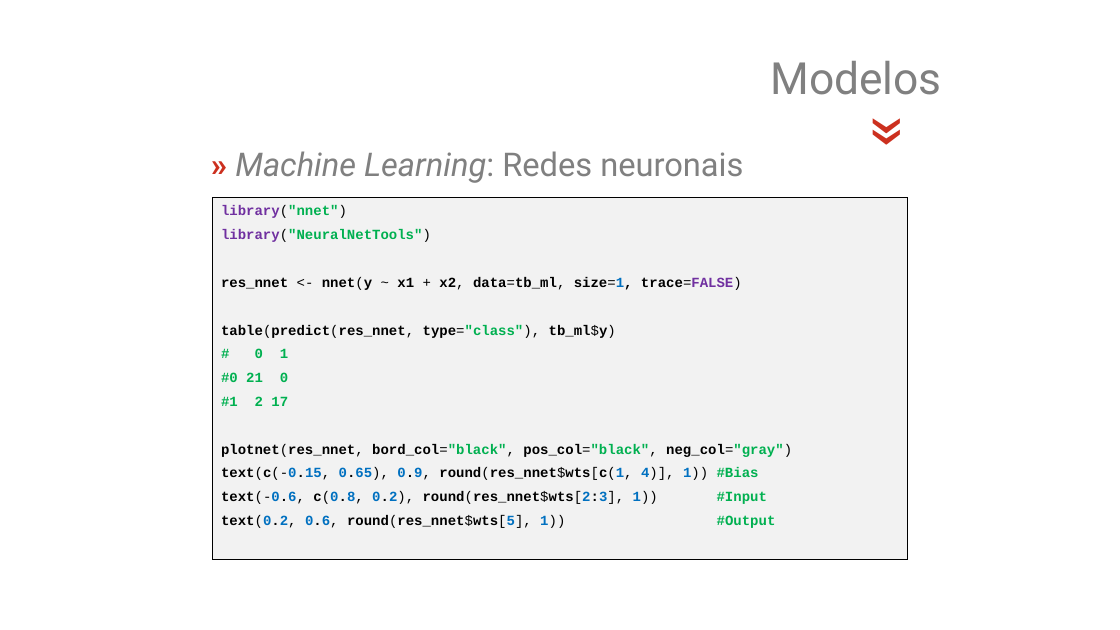
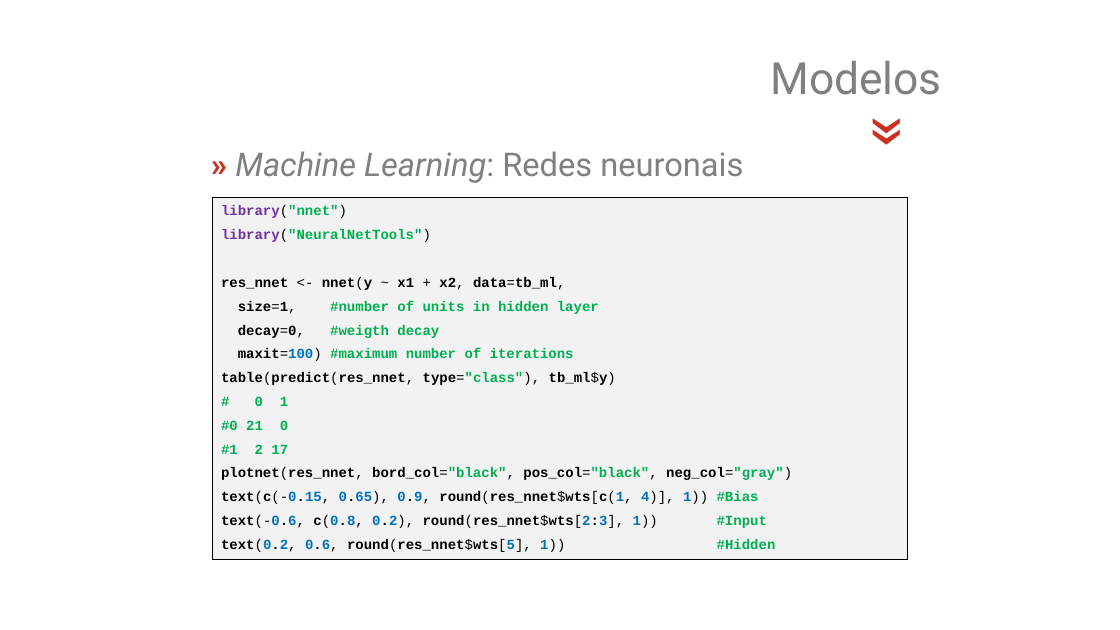
Before and after one commit to jsollari/DSR-II2026, a slide deck: slide 30 of docs/DSR-II2026_JL_slides.pptx. Drawn at 1120x630 pixels with LibreOffice and Linux fonts; fonts in the diff are those of the drawing; background and template pictures are left out. Boxes give left, top, right and bottom in pixels: in the first picture for what was removed or moved away, otherwise in the second. Text is boxed around its words. In the diff, an @@ line names an element or a change of style, - is before the commit and + after.

```diff
--- a/docs/DSR-II2026_JL_slides.pptx
+++ b/docs/DSR-II2026_JL_slides.pptx
@@ text in rectangle at (x1=221, y1=277, x2=599, y2=361): text changed; text colour #000000 to #00B050 @@
-res_nnet <- nnet(y ~ x1 + x2, data=tb_ml, size=1, trace=FALSE)
+res_nnet <- nnet(y ~ x1 + x2, data=tb_ml,
+size=1, #number of units in hidden layer
+decay=0, #weigth decay
+maxit=100) #maximum number of iterations
@@ text in rectangle at (x1=221, y1=539, x2=776, y2=552): text changed @@
-text(0.2, 0.6, round(res_nnet$wts[5], 1)) #Output
+text(0.2, 0.6, round(res_nnet$wts[5], 1)) #Hidden
```
Also in this commit, not shown: 15 other slides changed, 33 other files.
